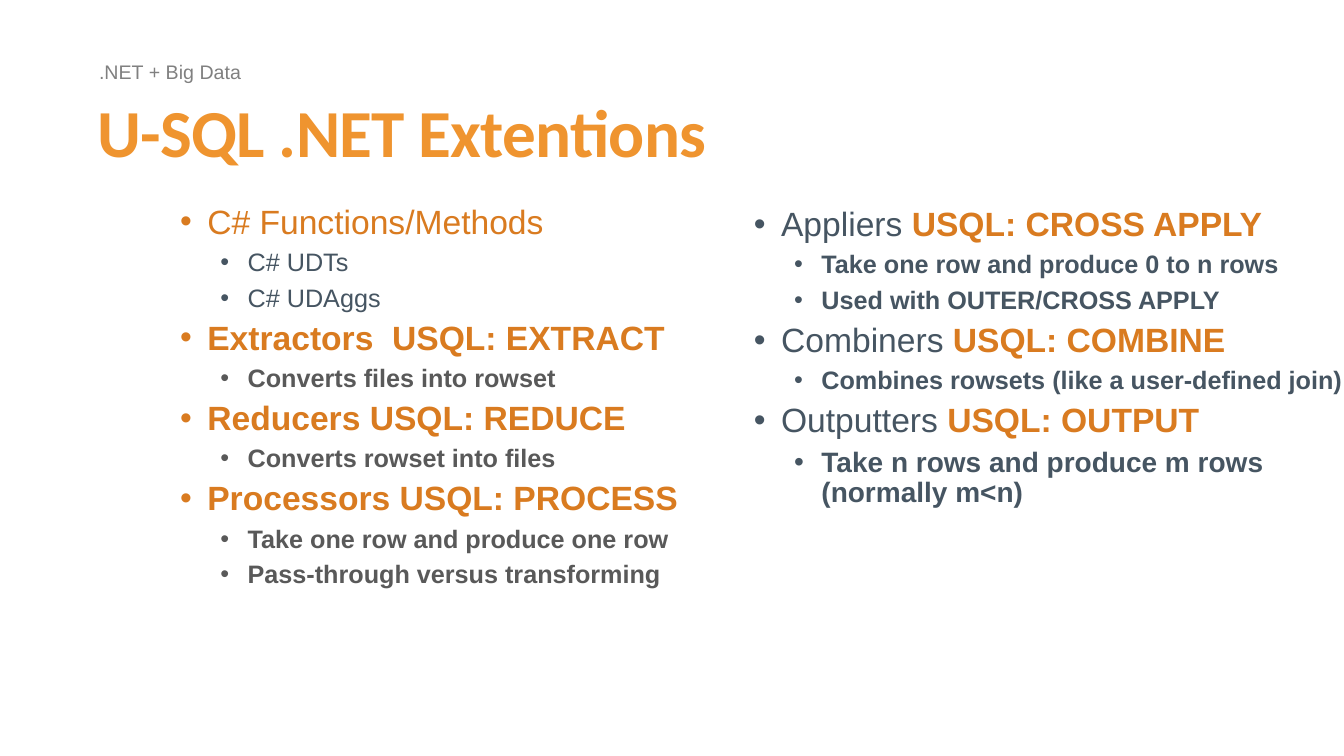
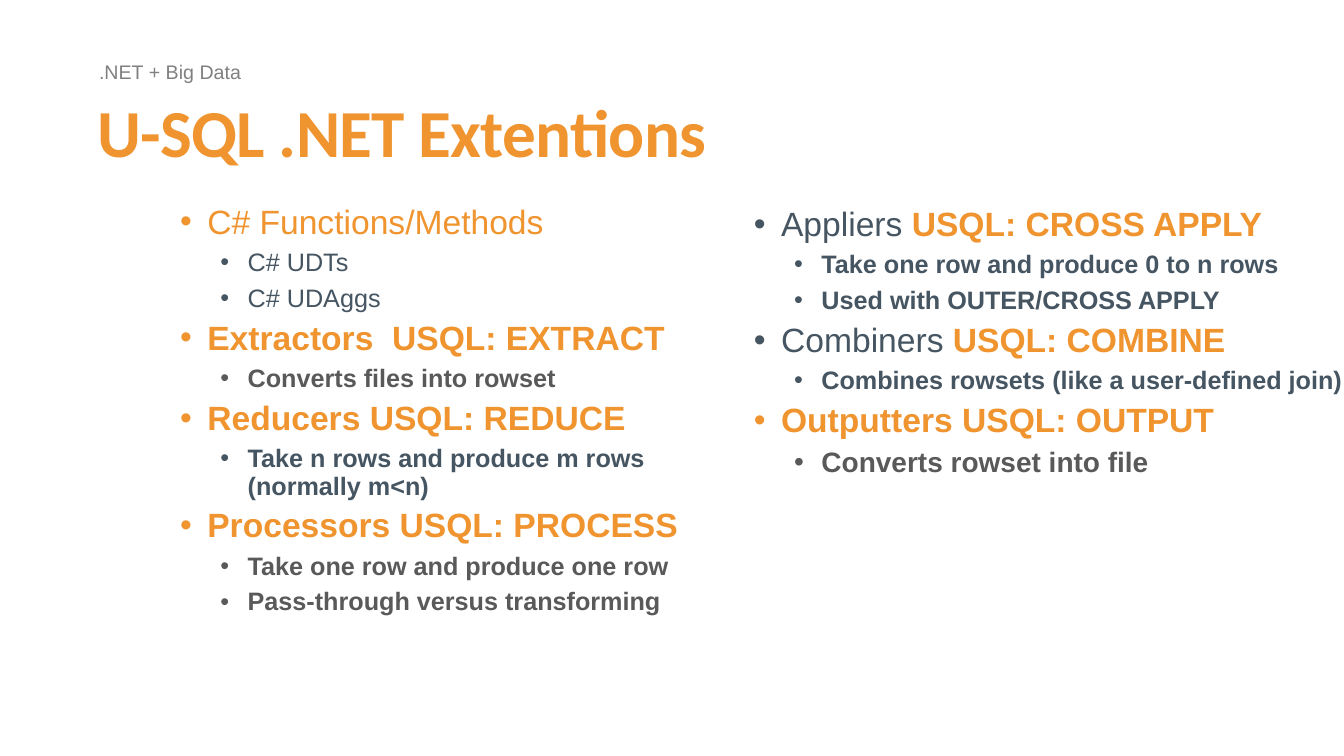
Before and after one commit to cloud4yourdata/demos, a slide deck: slide 14 of 4DevKatowice2018/USQL/BringYourNetCodeIntoBigData.pptx. Drawn at 1344x756 pixels with LibreOffice and Linux fonts; fonts in the diff are those of the drawing; background and template pictures are left out. Boxes give left, top, right and bottom in pixels: in the first picture for what was removed or moved away, otherwise in the second. Text is boxed around its words. In the diff, an @@ line names an element or a change of style, - is before the commit and + after.

```diff
--- a/4DevKatowice2018/USQL/BringYourNetCodeIntoBigData.pptx
+++ b/4DevKatowice2018/USQL/BringYourNetCodeIntoBigData.pptx
@@ text at (207,209,677,544): text colour #D97B20 to #EF942F in "C# Functions/Methods", "Extractors USQL: EXTRACT", "Reducers USQL: REDUCE", "Processors USQL: PROCESS" @@
@@ text at (781,211,1262,439): text colour #D97B20 to #EF942F in "USQL: CROSS APPLY", "USQL: COMBINE", "USQL: OUTPUT"; text colour #465562 to #EF942F, bold on in "Outputters" @@
@@ text at (248,448,645,500): text changed; text colour #595959 to #465562 @@
-    • Converts rowset into files
+    • Take n rows and produce m rows (normally m<n)
@@ text at (821,451,1148,473): text changed; text colour #465562 to #595959 @@
-    • Take n rows and produce m rows (normally m<n)
+    • Converts rowset into file
```
Also in this commit, not shown: 3 other slides changed, 29 other files.
